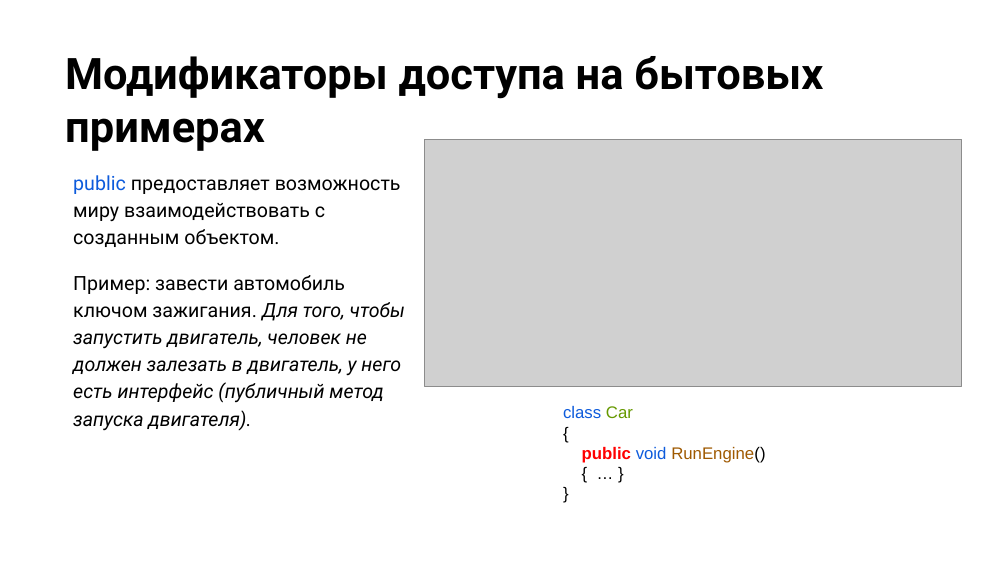
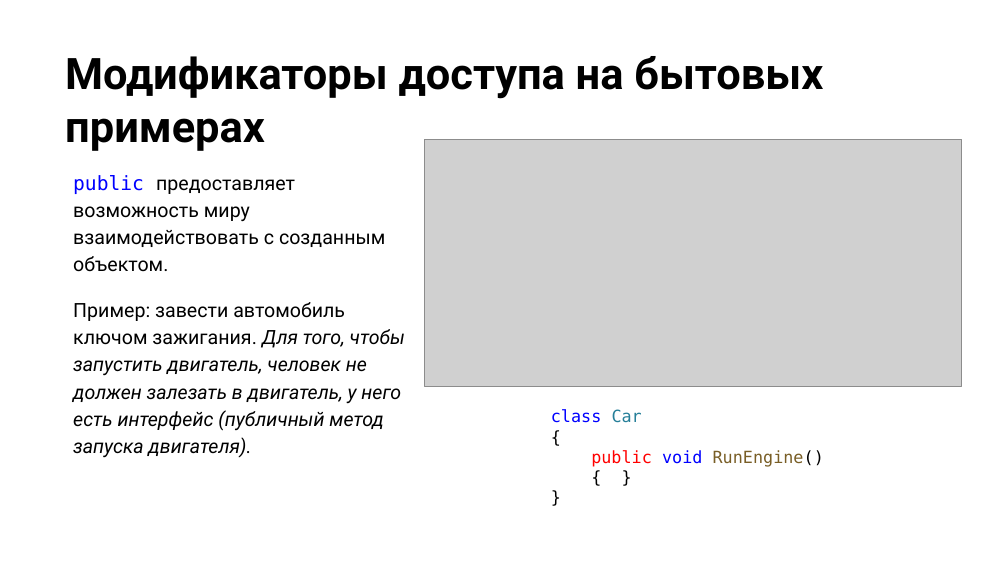
Before and after one commit to NilovPavel/OOP, a slide deck: slide 19 of ООПp.1.pptx. Drawn at 1008x567 pixels with LibreOffice and Linux fonts; fonts in the diff are those of the drawing; grey boxes stand for pictures; background and template pictures are left out. Boxes give left, top, right and bottom in pixels: in the first picture for what was removed or moved away, otherwise in the second. Text is boxed around its words. In the diff, an @@ line names an element or a change of style, - is before the commit and + after.

```diff
--- a/ООПp.1.pptx
+++ b/ООПp.1.pptx
@@ text at (73,175,385,272): font Roboto to DejaVu Sans Mono, text colour #0D5BDC to #0000FF in "public" @@
@@ text at (551,409,824,467): text changed; font Arial to DejaVu Sans Mono @@
-{ … }
+{ }
@@ text "class Car": place and size @@
-text "class Car" at (563,406,765,463)
+text "class Car" at (551,409,824,467)
@@ text at (551,409,824,467): font Arial to DejaVu Sans Mono; text colour #0D5BDC to #0000FF in "class", "void"; text colour #669900 to #267F99 in "Car"; text colour #A05900 to #795E26 in "RunEngine()"; bold off in "public" @@
```
Also in this commit, not shown: 10 other slides changed, 1 slide added, 5 other files.
